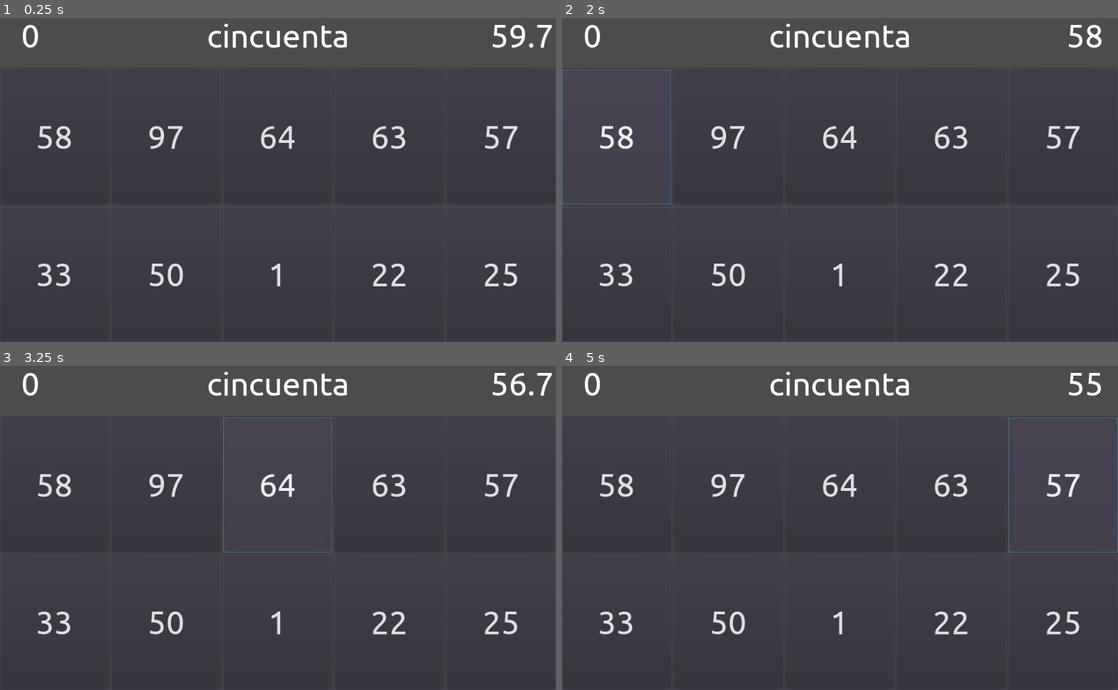
Above: before the commit, frames 1-4 (two rows, left to right).
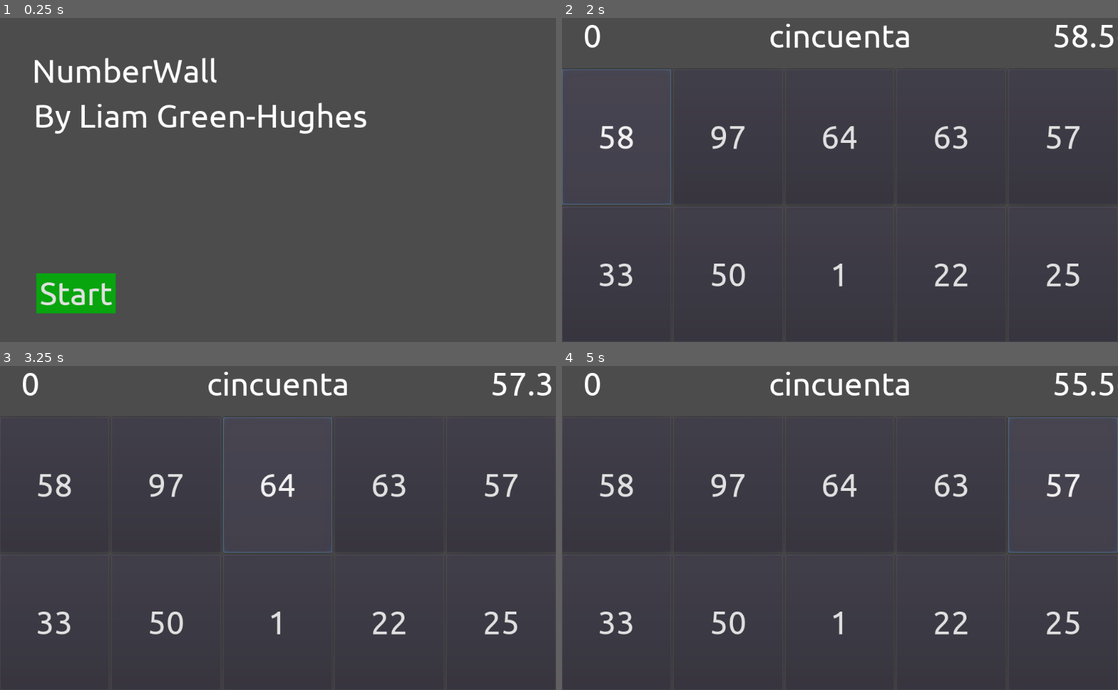
Above: after the commit, the same moments.

Repository: liamgh/NumberWall
Game: Godot game, scene res://Start.tscn
Two runs of this game, one before a commit and one after it. Both use one fixed random seed, a clock stepped at 60 frames per second and the inputs below. Before the commit the project starts from res://Main.tscn.
Inputs (mouse positions are in pixels of both pictures, inside the frame that each line leads up to):
- Up to frame 1 (0.25 s): no input
- Up to frame 2 (2 s): click (639, 293) at 0.5 s, where only the run after the commit has a clickable "Start"; click "58" at 1.25 s
- Up to frame 3 (3.25 s): click "97" at 2 s; click "64" at 2.75 s
- Up to frame 4 (5 s): click "63" at 3.5 s; click "57" at 4.25 s

The runs differ from the first frame. In frame 1, 6.8% of the frame differs, in the area x 4-100%, y 1-92%; in frame 2, 0.4%; in frame 3, 0.2%; in frame 4, 0.4%.

Commit message:
Added start screen

Diff:
--- /dev/null
+++ b/Start.gd
@@ -0,0 +1,14 @@
+extends Control
+
+# Called when the node enters the scene tree for the first time.
+func _ready():
+	pass # Replace with function body.
+
+
+# Called every frame. 'delta' is the elapsed time since the previous frame.
+#func _process(delta):
+#	pass
+
+
+func _on_StartBtn_pressed():
+	get_tree().change_scene("res://Main.tscn")
--- /dev/null
+++ b/Start.tscn
@@ -0,0 +1,44 @@
+[gd_scene load_steps=4 format=2]
+
+[ext_resource path="res://app_theme.tres" type="Theme" id=1]
+[ext_resource path="res://correct.tres" type="StyleBox" id=2]
+[ext_resource path="res://Start.gd" type="Script" id=3]
+
+[node name="Start" type="Control"]
+anchor_right = 1.0
+anchor_bottom = 1.0
+script = ExtResource( 3 )
+
+[node name="Label" type="Label" parent="."]
+margin_left = 59.0
+margin_top = 65.0
+margin_right = 674.0
+margin_bottom = 133.0
+theme = ExtResource( 1 )
+text = "NumberWall"
+
+[node name="Label2" type="Label" parent="."]
+margin_left = 62.0
+margin_top = 148.0
+margin_right = 677.0
+margin_bottom = 216.0
+theme = ExtResource( 1 )
+text = "By Liam Green-Hughes"
+
+[node name="ItemList" type="ItemList" parent="."]
+margin_left = 79.0
+margin_top = 305.0
+margin_right = 79.0
+margin_bottom = 305.0
+
+[node name="StartBtn" type="Button" parent="."]
+margin_left = 67.0
+margin_top = 473.0
+margin_right = 213.0
+margin_bottom = 547.0
+theme = ExtResource( 1 )
+custom_styles/pressed = ExtResource( 2 )
+custom_styles/normal = ExtResource( 2 )
+text = "Start"
+
+[connection signal="pressed" from="StartBtn" to="." method="_on_StartBtn_pressed"]
--- a/project.godot
+++ b/project.godot
@@ -11,7 +11,7 @@
 [application]
 
 config/name="Number Wall"
-run/main_scene="res://Main.tscn"
+run/main_scene="res://Start.tscn"
 config/icon="res://icon.png"
 
 [physics]
